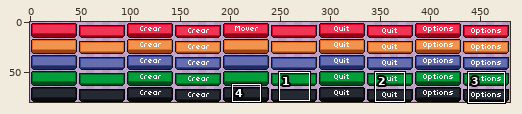
One commit to this sprite sheet: Assets/OArielG/2DSimpleUIPack/Sprites/ui-large-buttons-horizontal.png. The first picture is a wide view before the edit; the outline marks the close-up.
Close-up. Old version:
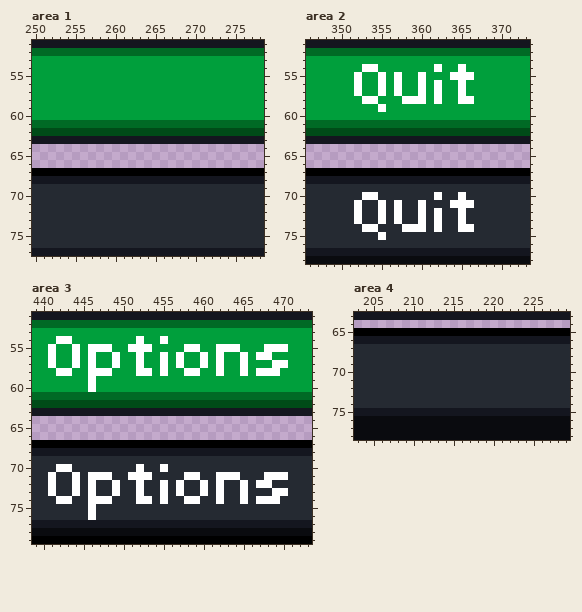
The file is 480x80 pixels. Colours within 5 levels of each other are drawn and written as one. Shown: area 1: x 250..278, y 51..77; area 2: x 346..373, y 51..78; area 3: x 439..473, y 51..79; area 4: x 203..229, y 63..78. The commit also changed other parts of the picture, which this record leaves out.
Once edited:
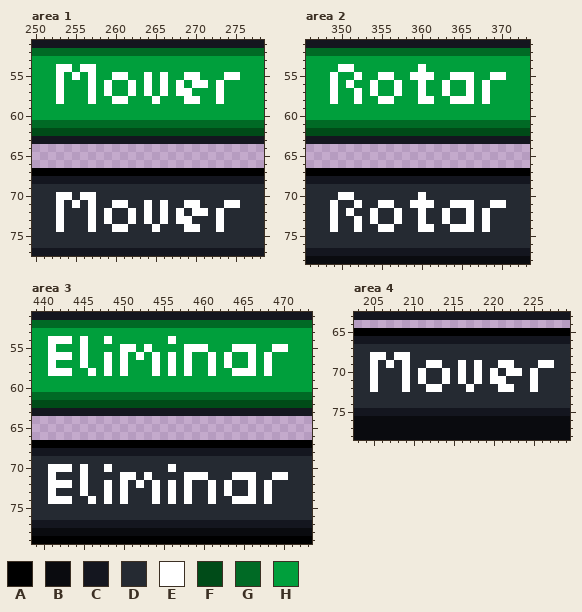
Palette (. is transparent): A #000000  B #0a0b0f  C #14161f  D #252a32  E #ffffff  F #004b18  G #006a25  H #009f3c
What changed:
Changed rows in their new state; - is an unchanged pixel.
Area 1:
first column x 253:
54 EE-EE------------------
55 E-E-E--EE--E-E--EE---EE
56 E---E-E--E-E-E-E-EE-E--
57 E---E-E--E-E-E-EE---E--
58 E---E--EE---E---EE--E--
first column x 253:
70 EE-EE------------------
71 E-E-E--EE--E-E--EE---EE
72 E---E-E--E-E-E-E-EE-E--
73 E---E-E--E-E-E-EE---E--
74 E---E--EE---E---EE--E--
Area 2:
first column x 349:
54 -EE-HH-----E-H--H-----
55 E------EH-E-E-------EE
56 E-EH-EH------HE-HE-E--
57 E----EH------HE-HE-E--
58 E--EHHEE-HH-EH-E---E--
59 ------H---------------
first column x 349:
70 -EE-DD-----E-D--D-----
71 E------ED-E-E-------EE
72 E-ED-ED------DE-DE-E--
73 E----ED------DE-DE-E--
74 E--EDDEE-DD-ED-E---E--
75 ------D---------------
Area 3:
first column x 441:
54 E---E--E---H--HE--------------
55 ---HEHHH-E-H-------E-HH-EE-H--
56 -EEHEH-EHE---EHEHE-HEHE-HEH---
57 ---HEH-EHE-H-EHEHE-HEHE-HE-EHH
58 E-----H--E-HHEHE--H-EH-E-EH-H-
59 -----H------------------------
60 -----H------------------------
first column x 441:
70 E---E--E---D--DE--------------
71 ---DEDDD-E-D-------E-DD-EE-D--
72 -EEDED-EDE---EDEDE-DEDE-DED---
73 ---DED-EDE-D-EDEDE-DEDE-DE-EDD
74 E-----D--E-DDEDE--D-ED-E-ED-D-
75 -----D------------------------
76 -----D------------------------
Area 4:
first column x 205:
68 EE-EE------------------
69 E-E-E--EE--E-E--EE---EE
70 E---E-E--E-E-E-E-EE-E--
71 E---E-E--E-E-E-EE---E--
72 E---E--EE---E---EE--E--
Where, in picture pixels (left, top, right, bottom), the same in both close-ups:
changed: (56, 64, 240, 104)
changed: (56, 192, 240, 232)
changed: (330, 64, 506, 112)
changed: (330, 192, 506, 240)
changed: (48, 336, 288, 392)
changed: (48, 464, 288, 520)
changed: (370, 352, 554, 392)
